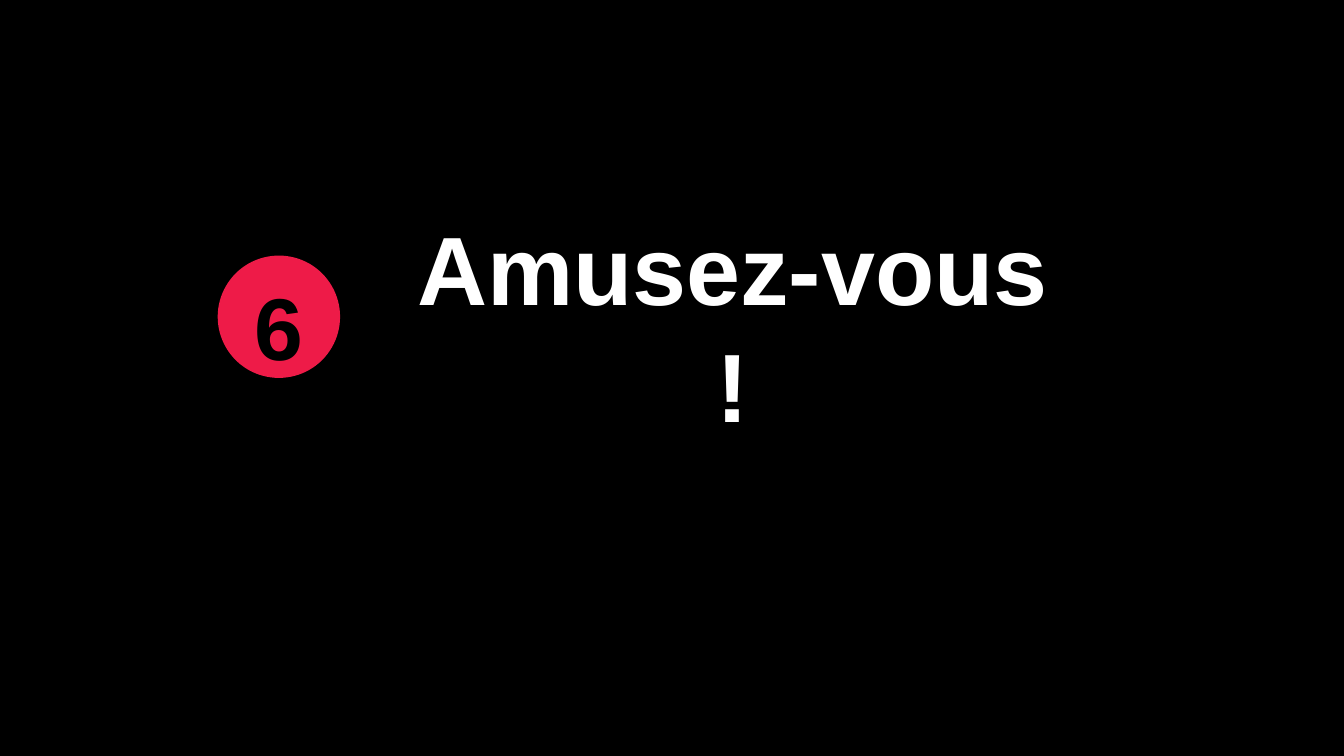
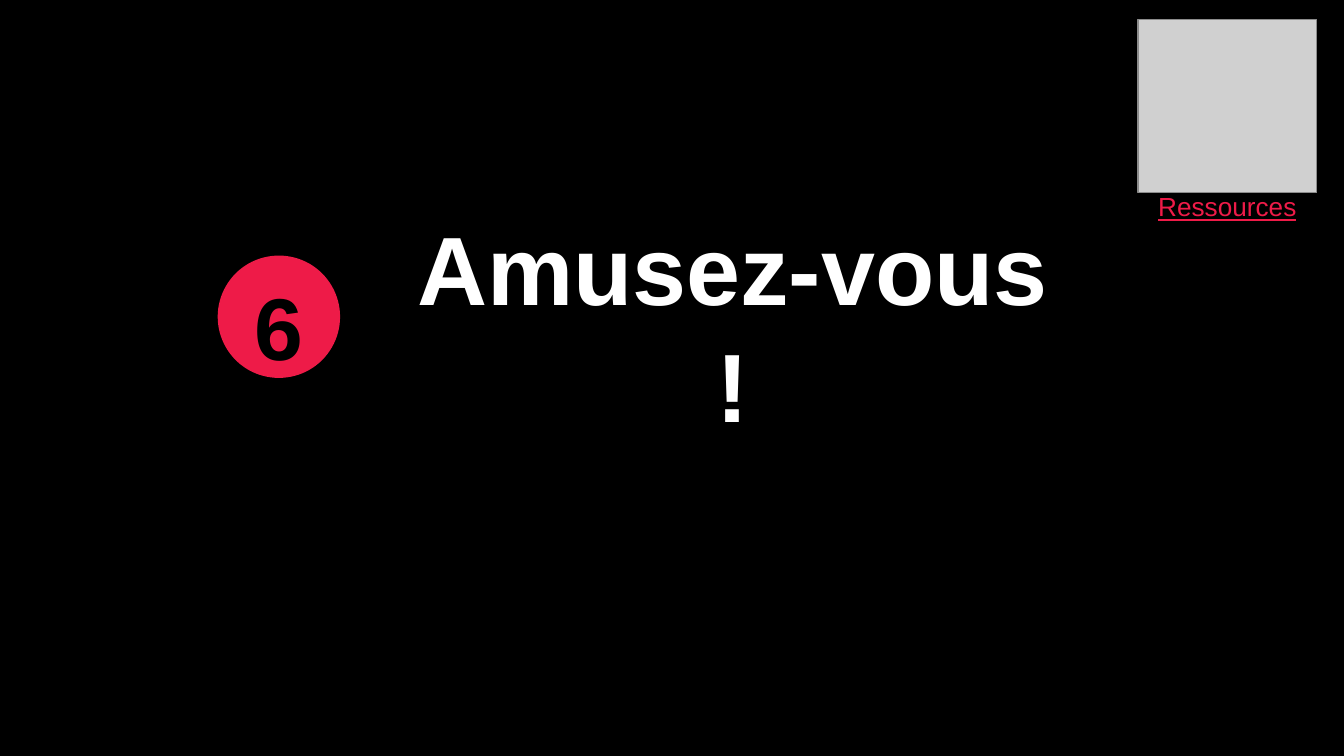
Before and after one commit to emma11y/panorama-handicap, a slide deck: slide 15 of Présentation.pptx (slide 14 before the commit). Drawn at 1344x756 pixels with LibreOffice and Linux fonts; fonts in the diff are those of the drawing; grey boxes stand for pictures; background and template pictures are left out. Boxes give left, top, right and bottom in pixels: in the first picture for what was removed or moved away, otherwise in the second. Text is boxed around its words. In the diff, an @@ line names an element or a change of style, - is before the commit and + after.

```diff
--- a/Présentation.pptx
+++ b/Présentation.pptx
@@ picture added at (x1=1138, y1=19, x2=1317, y2=192) @@
@@ text added at (x1=1158, y1=198, x2=1296, y2=221), 14 pt, text #EE1B48, underline @@
+Ressources
```
Also in this commit, not shown: 2 slides added, 20 other files.
